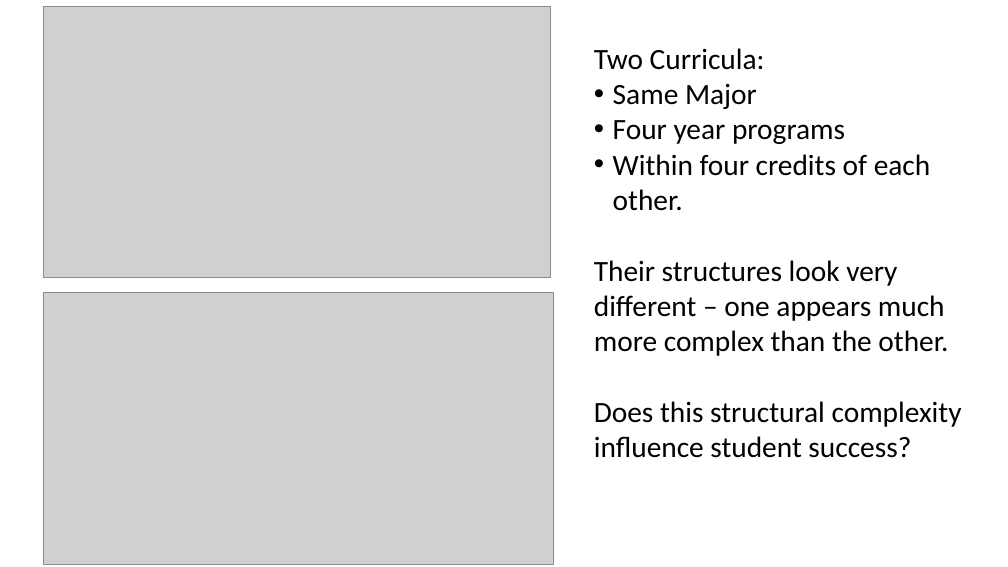
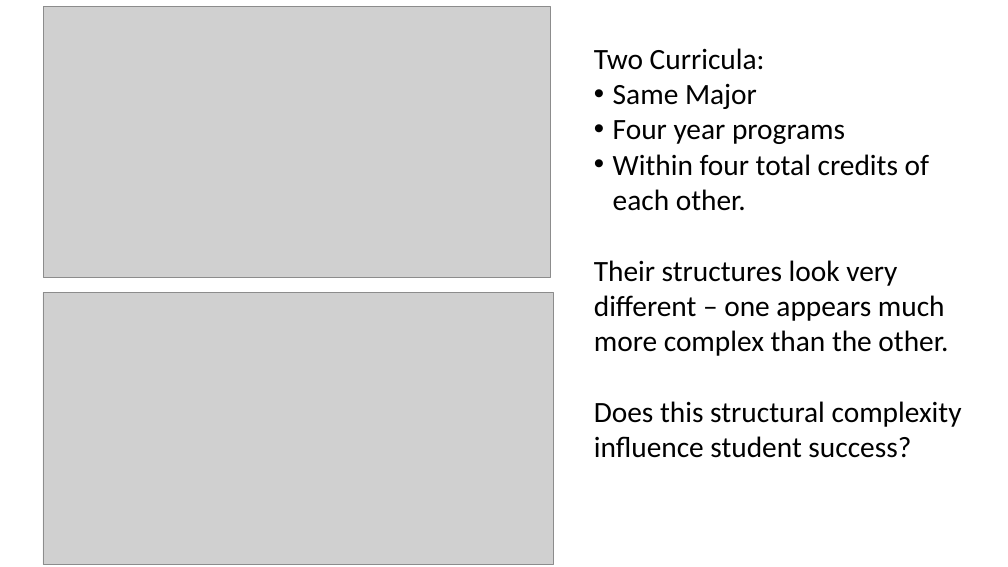
Before and after one commit to M-S-H/thesis, a slide deck: slide 5 of Defense.pptx. Drawn at 1008x567 pixels with LibreOffice and Linux fonts; fonts in the diff are those of the drawing; grey boxes stand for pictures. Boxes give left, top, right and bottom in pixels: in the first picture for what was removed or moved away, otherwise in the second. Text is boxed around its words. In the diff, an @@ line names an element or a change of style, - is before the commit and + after.

```diff
--- a/Defense.pptx
+++ b/Defense.pptx
@@ text at (x1=613, y1=154, x2=929, y2=211): text changed @@
-• Within four credits of each other.
+• Within four total credits of each other.
```
Also in this commit, not shown: 17 other slides changed, 1 slide added, 3 slides removed, 13 other files.
